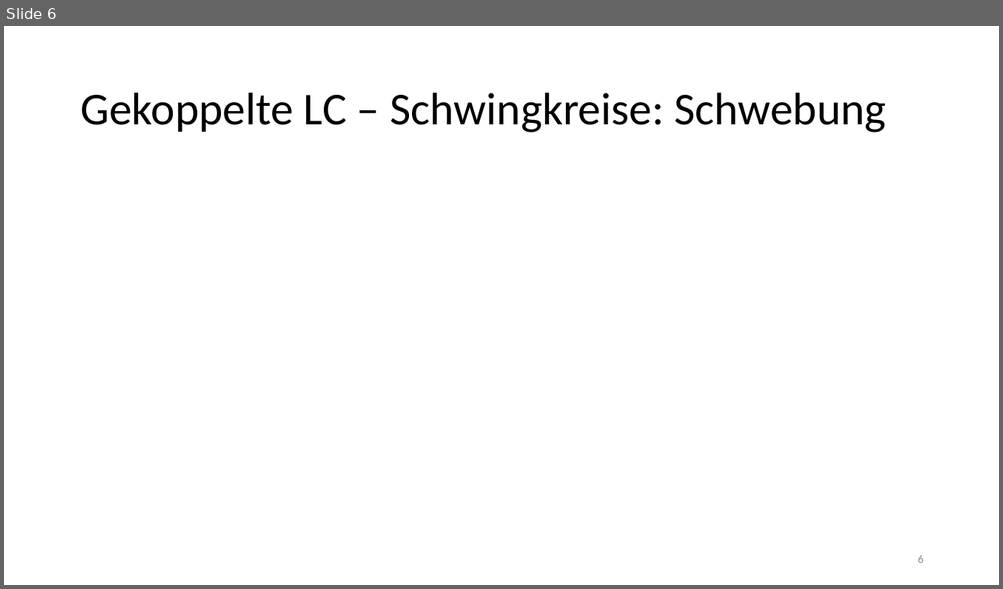
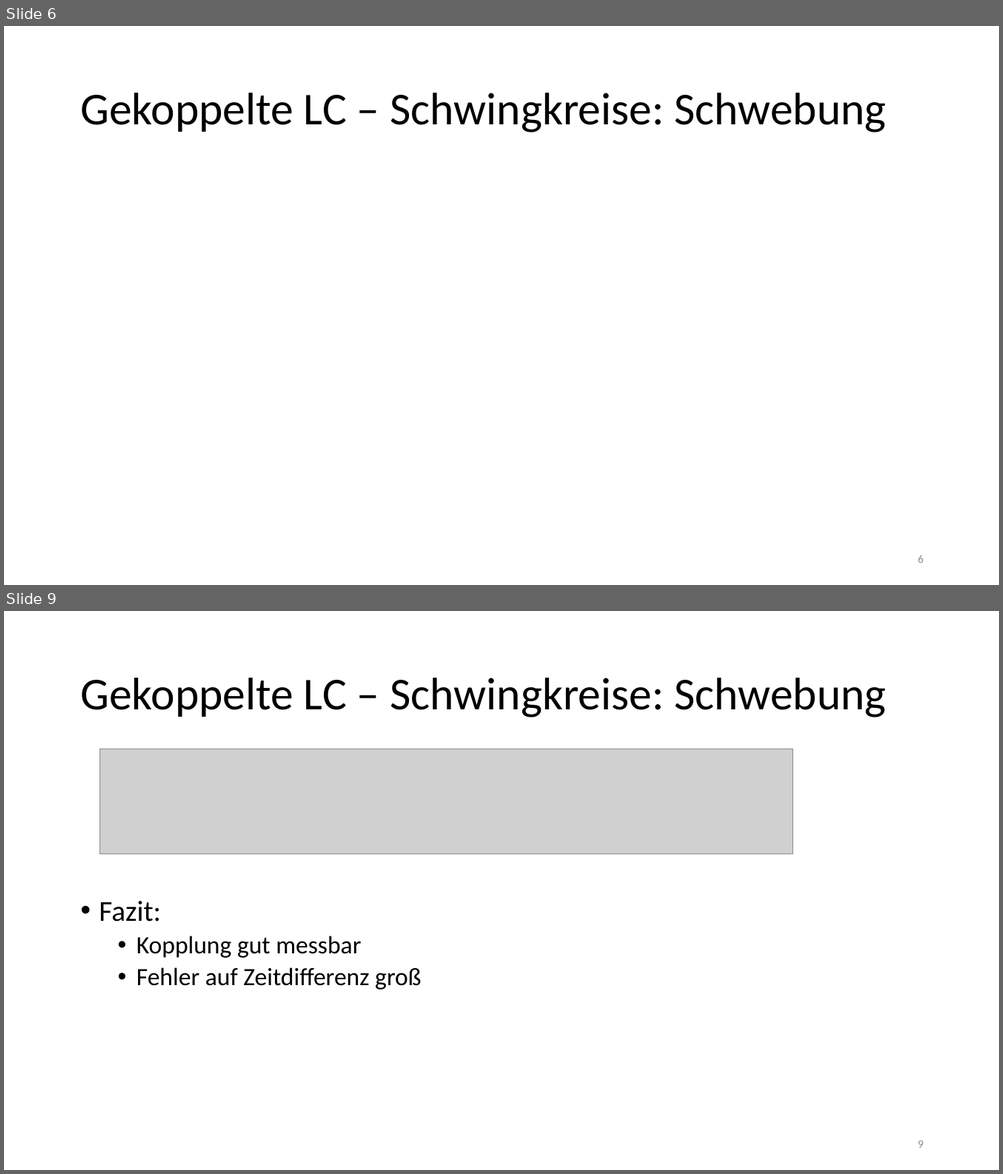
Before and after one commit to thewhitecat/grundpraktikum1, a slide deck: Elektronik/Elektronik.pptx. Shown one above the other, each under a label of ours: slide 6 before the commit, slides 6 and 9 after it; the slides between them are not shown. The pictures are 1003x589 and 1003x1174 pixels, drawn with LibreOffice and Linux fonts; fonts in the diff are those of the drawing; grey boxes stand for pictures. Boxes give left, top, right and bottom in pixels: in the first picture for what was removed or moved away, otherwise in the second. Text is boxed around its words. In the diff, an @@ line names an element or a change of style, - is before the commit and + after.

```diff
--- a/Elektronik/Elektronik.pptx
+++ b/Elektronik/Elektronik.pptx
@@ slide 9 added at (x1=4, y1=611, x2=999, y2=1170), background #FFFFFF @@
@@ title added at (x1=80, y1=678, x2=886, y2=718), 44 pt, text #000000 @@
+Gekoppelte LC – Schwingkreise: Schwebung
@@ picture added at (x1=100, y1=749, x2=793, y2=854) @@
@@ text added at (x1=99, y1=901, x2=421, y2=990), 24 pt, text #000000 @@
+• Fazit:
+  • Kopplung gut messbar
+  • Fehler auf Zeitdifferenz groß
@@ page number added at (x1=917, y1=1141, x2=923, y2=1148), 11 pt, text #8C8C8C @@
+9
```
Also in this commit, not shown: 1 slide changed, 1 other slide added, 2 other files.
